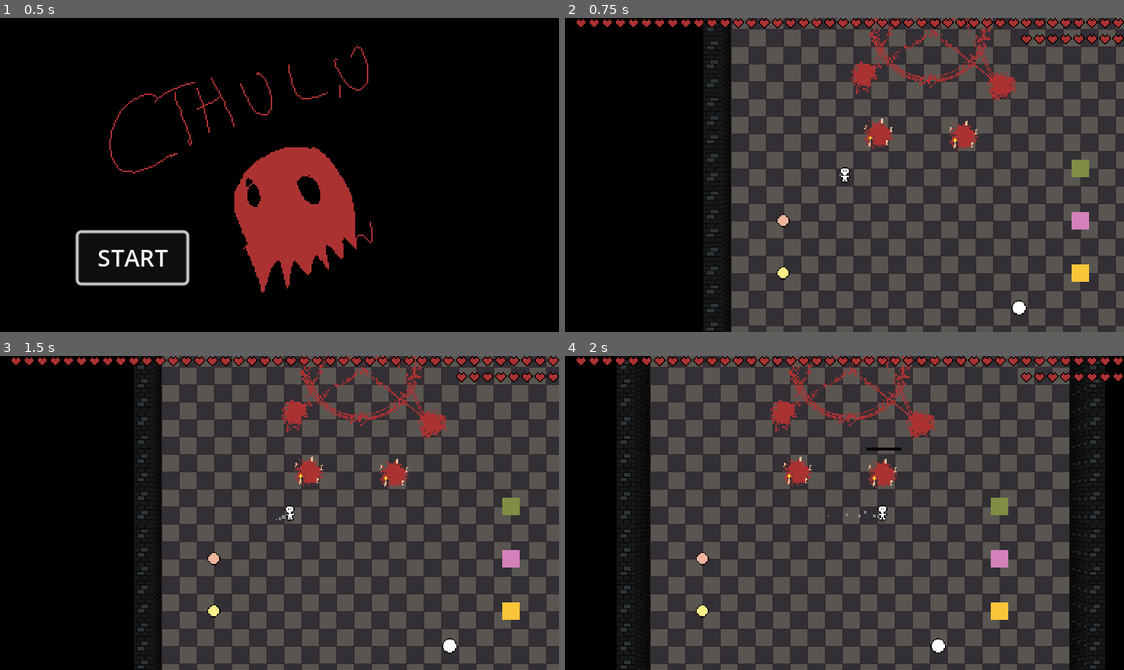
Above: before the commit, frames 1-4 (two rows, left to right).
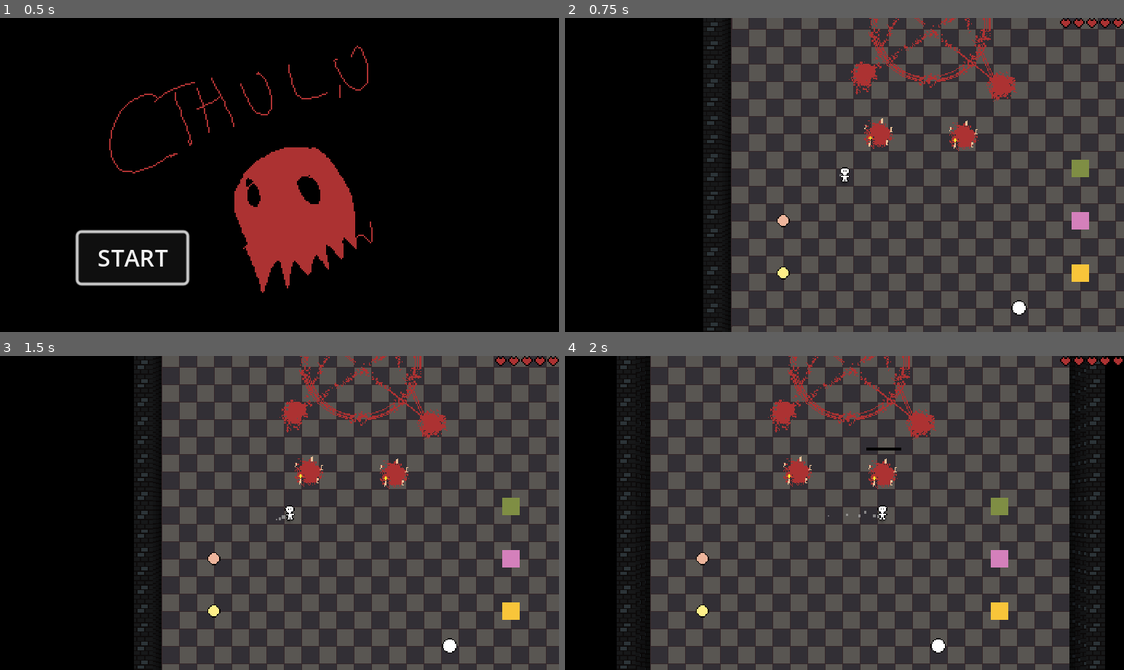
Above: after the commit, the same moments.

Repository: Allov/ld55
Game: Godot game, scene res://scenes/main.tscn
The game is run twice, just before and just after one commit, with the same random seed, the same clock (stepped at 60 frames per second) and the same inputs. The engine's default icon, where the game draws it, is replaced by a stand-in: a white triangle on a blue panel in a dark square.
Inputs:
- Up to frame 1 (0.5 s): no input
- Up to frame 2 (0.75 s): click "START" at 0.5 s
- Up to frame 3 (1.5 s): tap Enter at 1.25 s; hold D (move_right) from 1.28 s (still down); hold E (action) from 1.28 s (still down)
- Up to frame 4 (2 s): keep holding D (move_right); keep holding E (action)

Frame 1 is identical in both runs. In frame 2, 1.7% of the frame differs, in the area x 2-100%, y 0-9%; in frame 3, 1.7%; in frame 4, 1.8%.

Commit message:
sapin

Diff:
--- a/scenes/ingredients/ingredient_blue.tscn
+++ b/scenes/ingredients/ingredient_blue.tscn
@@ -4,8 +4,8 @@
 [ext_resource type="Texture2D" uid="uid://su4q2xevxfaf" path="res://assets/ingredient_c.png" id="2_nwpwj"]
 
 [node name="Ingredient" instance=ExtResource("1_rj40f")]
-kind = "blue"
-cooked_kind = "cooked_blue"
+kind = "A"
+cooked_kind = "cooked_A"
 
 [node name="Raw" parent="." index="0"]
 texture = ExtResource("2_nwpwj")
--- a/scenes/ingredients/ingredient_green.tscn
+++ b/scenes/ingredients/ingredient_green.tscn
@@ -3,5 +3,5 @@
 [ext_resource type="PackedScene" uid="uid://dbptqom5s0ss6" path="res://scenes/ingredients/default_ingredient.tscn" id="1_qqr52"]
 
 [node name="Ingredient" instance=ExtResource("1_qqr52")]
-kind = "green"
-cooked_kind = "cooked_green"
+kind = "B"
+cooked_kind = "cooked_B"
--- a/scenes/ingredients/ingredient_red.tscn
+++ b/scenes/ingredients/ingredient_red.tscn
@@ -4,8 +4,8 @@
 [ext_resource type="Texture2D" uid="uid://c20ftqptb2ie1" path="res://assets/ingredient_b.png" id="2_e075m"]
 
 [node name="Ingredient" instance=ExtResource("1_n6vam")]
-kind = "red"
-cooked_kind = "cooked_red"
+kind = "C"
+cooked_kind = "cooked_C"
 
 [node name="Raw" parent="." index="0"]
 texture = ExtResource("2_e075m")
--- a/scripts/gamemanager.gd
+++ b/scripts/gamemanager.gd
@@ -5,7 +5,7 @@
 
 var instance: GameManager
 var score: int = 0
-var lives: int = 50
+var lives: int = 5
 var game_speed: float = 1.0
 var game_state: String = "playing" # trois options: "playing", "paused", "game_over"
 
Not shown: 1 places in scenes/kitchen.tscn that only renumber resources
